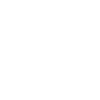
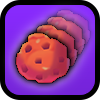
The second (100, 100) image is a revision of the first. Changes to its layers:
renamed "圆角矩形 1 拷贝 3" to "陨石零件", showed it, moved it above "加速充能", painted on it over [0, 0, 100, 100]
showed "紫色背景" over [0, 0, 100, 100]
